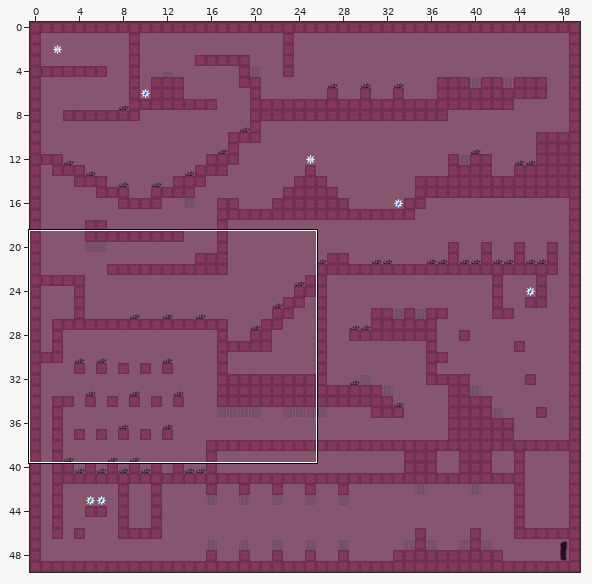
Level history. Tiled map: assets/maps/Level1.tmx. The picture above shows the old version from afar; the outline marks the close-up.
Close-up. Before the commit:
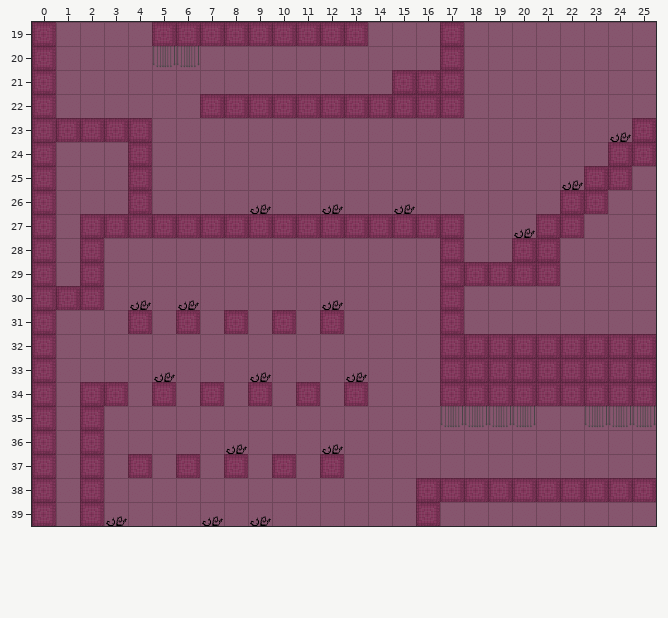
Cells are 64x64 px. Shown: x 0..25, y 19..39. The commit also changed other parts of the map, which this record leaves out.
New version:
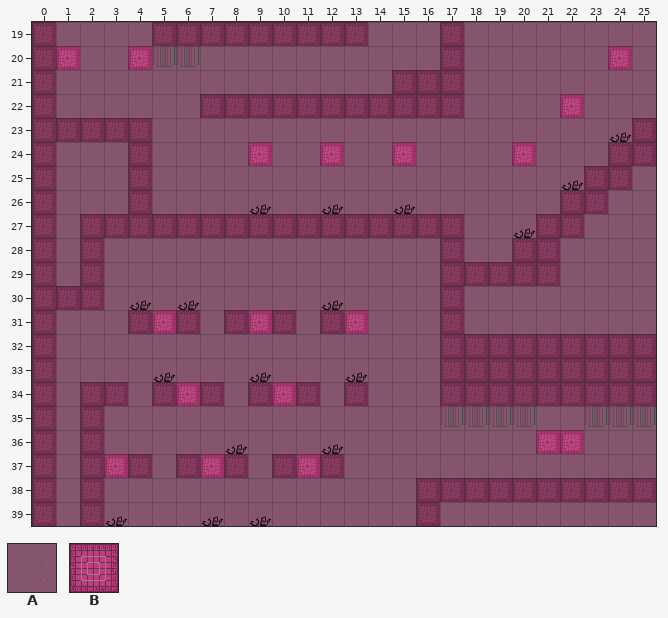
Key: from "walls_and_background": A 1, B 2.
_ is an empty cell.
Diff:
Layer "Background":
y 20: x 1 A -> B; x 4 A -> B; x 24 A -> B
y 22: x 22 A -> B
y 24: x 9 A -> B; x 12 A -> B; x 15 A -> B; x 20 A -> B
y 31: x 5 A -> B; x 9 A -> B; x 13 A -> B
y 34: x 6 A -> B; x 10 A -> B
y 36: x 21..22 AA -> BB
y 37: x 3 A -> B; x 7 A -> B; x 11 A -> B
